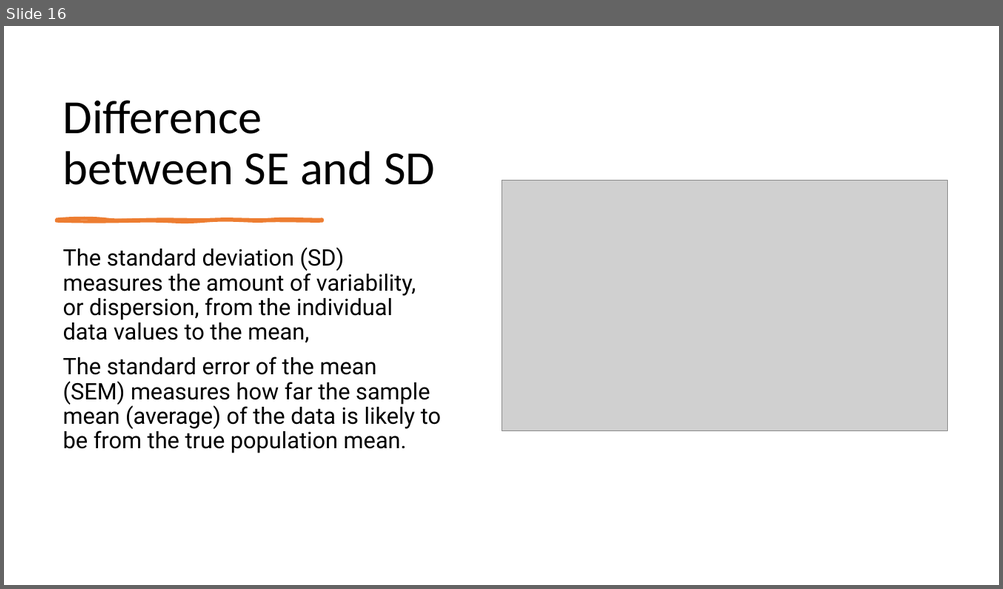
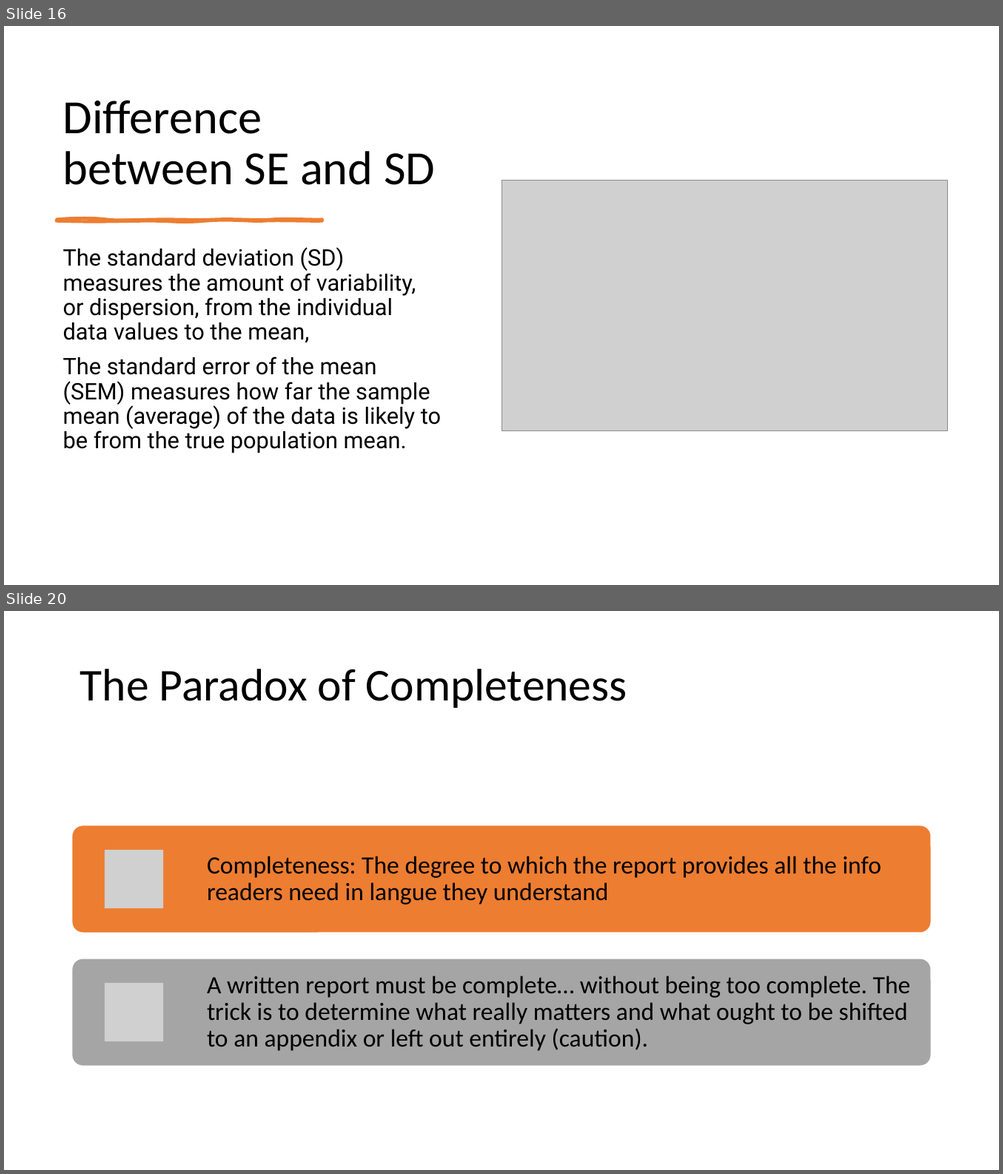
Before and after one commit to mikenguyen13/mar4050, a slide deck: lectures/10/1_Data Analysis.pptx. Shown one above the other, each under a label of ours: slide 16 before the commit, slides 16 and 20 after it; the slides between them are not shown. The pictures are 1003x589 and 1003x1174 pixels, drawn with LibreOffice and Linux fonts; fonts in the diff are those of the drawing; grey boxes stand for pictures. Boxes give left, top, right and bottom in pixels: in the first picture for what was removed or moved away, otherwise in the second. Text is boxed around its words. In the diff, an @@ line names an element or a change of style, - is before the commit and + after.

```diff
--- a/lectures/10/1_Data Analysis.pptx
+++ b/lectures/10/1_Data Analysis.pptx
@@ slide 20 added at [4, 611, 999, 1170], background #FFFFFF @@
@@ title added at [80, 669, 627, 708], 44 pt, text #000000 @@
+The Paradox of Completeness
@@ group added at [73, 826, 930, 1066]: 2 rounded rectangles, 2 pictures, 2 texts @@
+Completeness: The degree to which the report provides all the info readers need in langue they understand
+A written report must be complete… without being too complete. The trick is to determine what really matters and what ought to be shifted to an appendix or left out entirely (caution).
```
Also in this commit, not shown: 15 other slides added, 8 other files.
